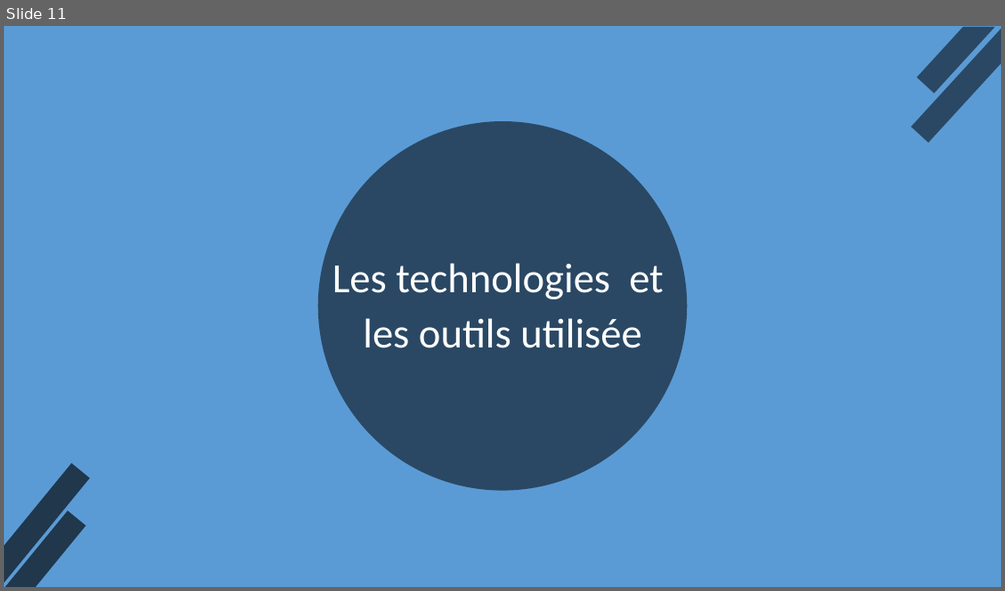
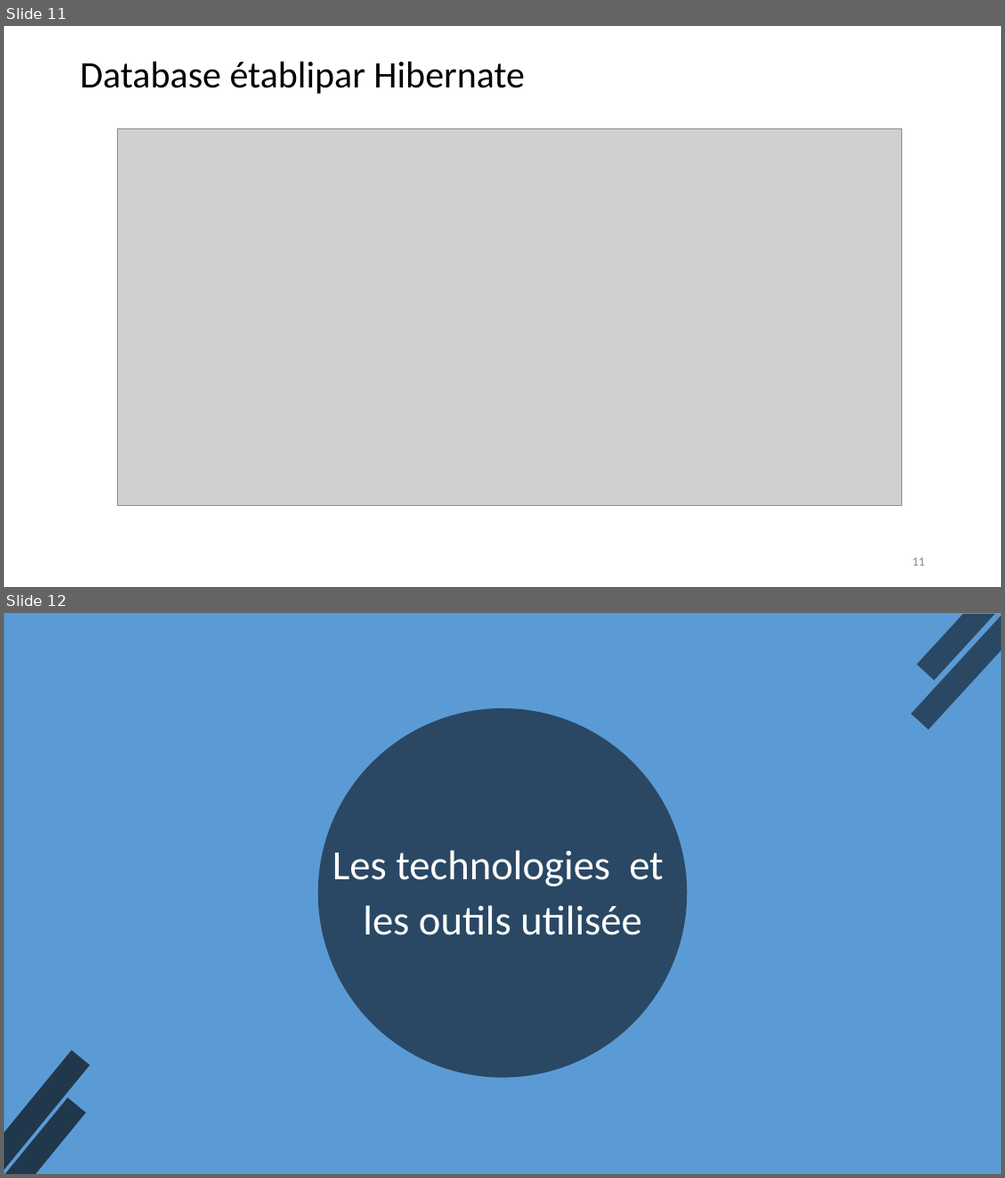
Before and after one commit to HmimssaSoufiane/Catalogue-eCommerce-WithSpringBootAndReact, a slide deck: Soufiane Hmimssa.pptx. Shown one above the other, each under a label of ours: slide 11 before the commit, slides 11 and 12 after it. The pictures are 1005x591 and 1005x1178 pixels, drawn with LibreOffice and Linux fonts; fonts in the diff are those of the drawing; grey boxes stand for pictures. Boxes give left, top, right and bottom in pixels: in the first picture for what was removed or moved away, otherwise in the second. Text is boxed around its words. In the diff, an @@ line names an element or a change of style, - is before the commit and + after.

Commit message:
work on panier

```diff
--- a/Soufiane Hmimssa.pptx
+++ b/Soufiane Hmimssa.pptx
@@ slide 11 added at (4,26,1001,587), background #FFFFFF @@
@@ title added at (80,62,525,94), 36 pt, text #000000 @@
+Database établipar Hibernate
@@ picture added at (117,128,902,506) @@
@@ page number added at (912,557,924,565), 12 pt, text #8C8C8C @@
+11
@@ what was slide 11 is now slide 12 @@
```
